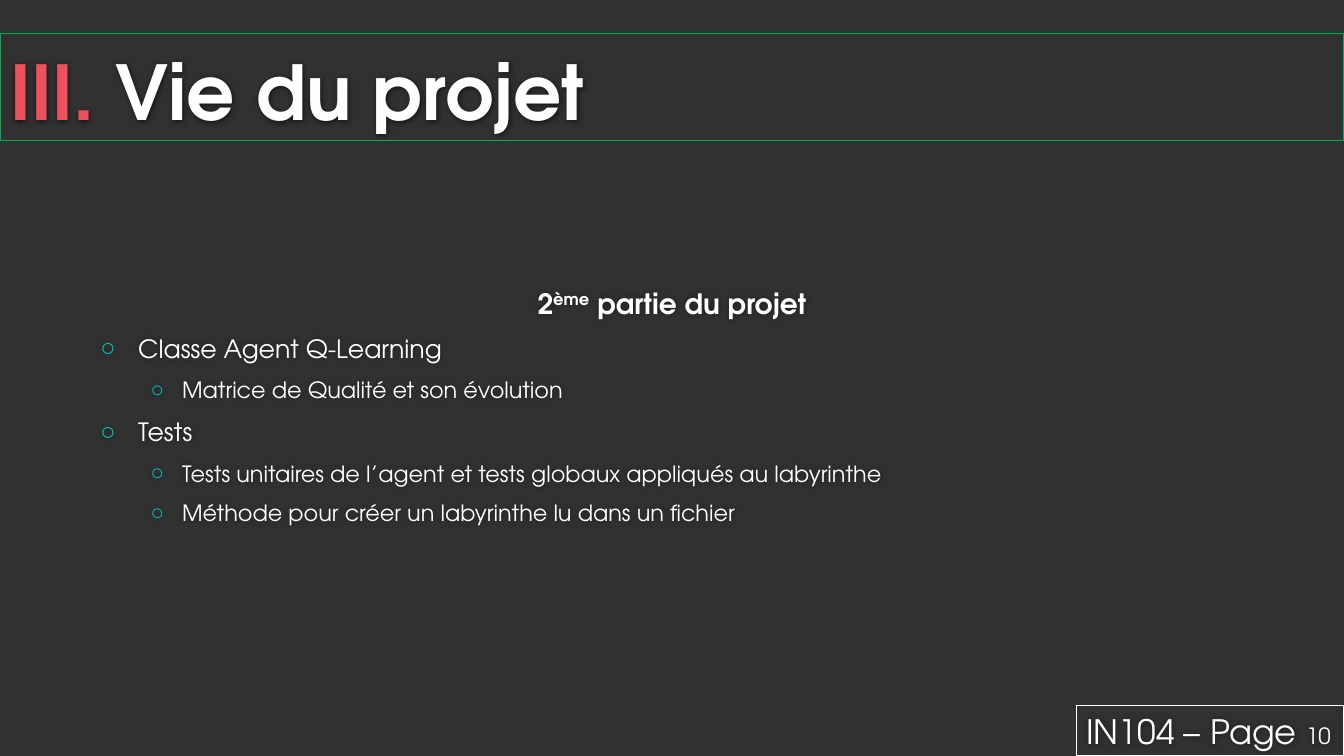
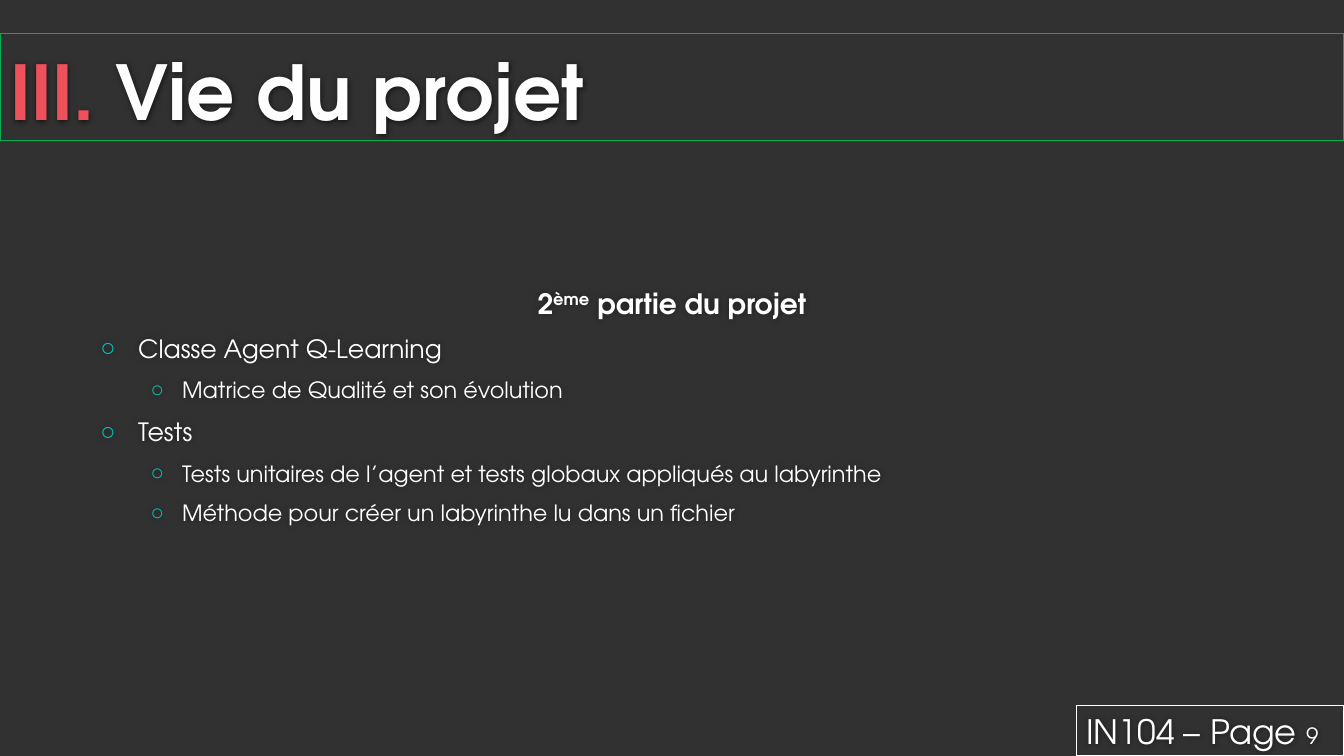
Before and after one commit to laurentlam/labyrinth_solving, a slide deck: slide 9 of Livrables/Présentation.pptx. Drawn at 1344x756 pixels with LibreOffice and Linux fonts; fonts in the diff are those of the drawing; background and template pictures are left out. Boxes give left, top, right and bottom in pixels: in the first picture for what was removed or moved away, otherwise in the second. Text is boxed around its words. In the diff, an @@ line names an element or a change of style, - is before the commit and + after.

```diff
--- a/Livrables/Présentation.pptx
+++ b/Livrables/Présentation.pptx
@@ text in rectangle at <box>1086,718,1318,756</box>: text changed @@
-IN104 – Page 10
+IN104 – Page 9
```
Also in this commit, not shown: 12 other slides changed, 1 slide added, 1 slide removed, 4 other files.
